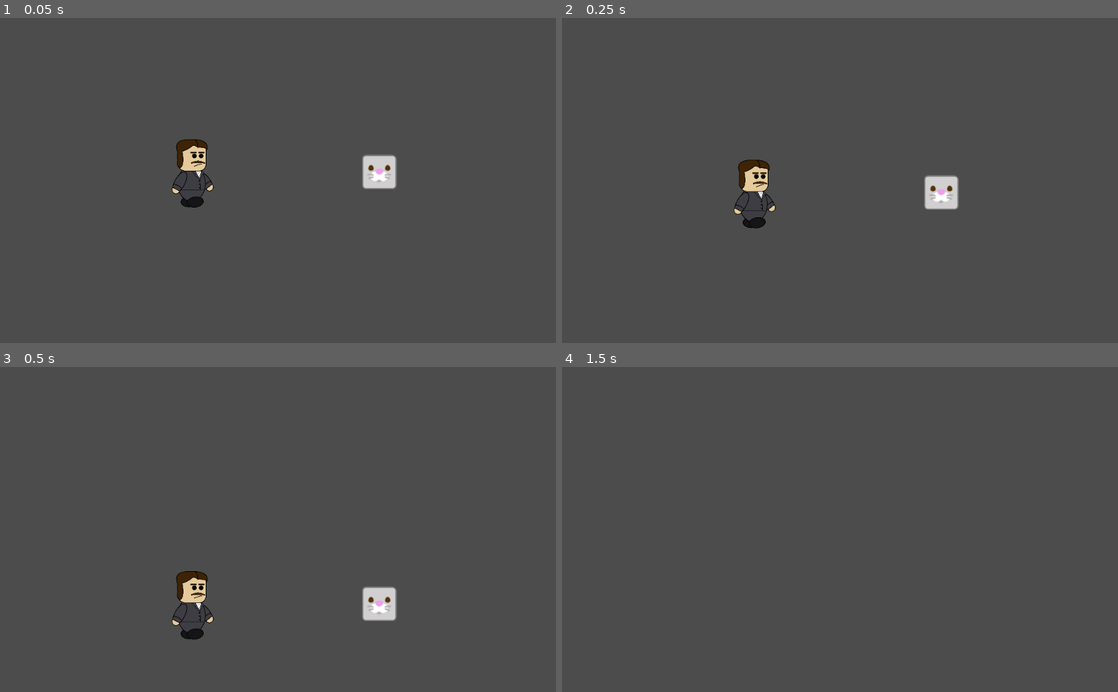
Above: before the commit, frames 1-4 (two rows, left to right).
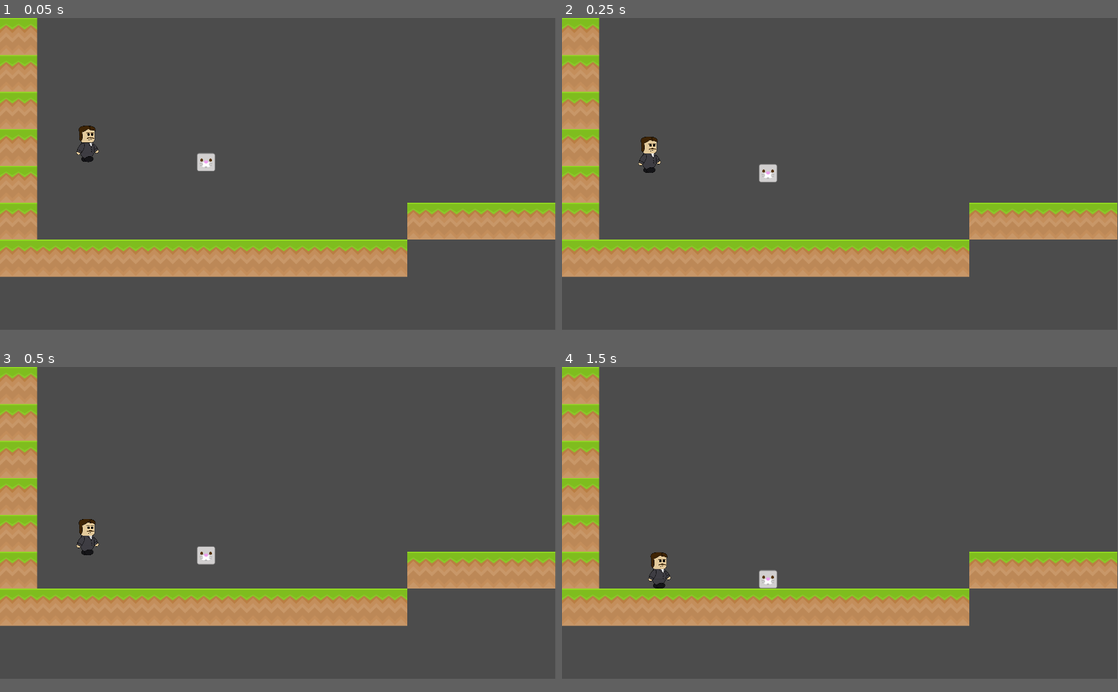
Above: after the commit, the same moments.

Repository: mariohm1311/GULjamon_game
Game: Godot game, scene res://scenes/main_test.tscn
Two runs of this game, one before a commit and one after it. Both use one fixed random seed, a clock stepped at 60 frames per second and the inputs below. Before the commit the project starts from res://assets/characters/scene/prueba1.tscn.
Inputs:
- Up to frame 1 (0.05 s): no input
- Up to frame 2 (0.25 s): no input
- Up to frame 3 (0.5 s): no input
- Up to frame 4 (1.5 s): hold S (crouch1) 0.53-1.28 s; hold D (go_right1) from 0.53 s (still down); tap W (jump1) at 0.77 s; tap Enter at 1.25 s; tap Left (go_left2) at 1.35 s
In our replay, the window is 800x468 before the commit and 799x449 after it. These sizes can differ from the game's own. Grey fills any space a smaller window leaves; there, only what the larger window draws over its background counts as a difference.

The runs differ from the first frame. In frame 1, 18% of the frame differs, in the area x 0-100%, y 0-80%; in frame 2, 18%; in frame 3, 17%; in frame 4, 16%.

Commit message:
Create main test scene

Diff:
--- a/assets/characters/scene/prueba1.tscn
+++ b/assets/characters/scene/prueba1.tscn
@@ -8,13 +8,7 @@
 [node name="character1" parent="." index="0" instance=ExtResource( 1 )]
 
 position = Vector2( 354.816, 284.835 )
-vel_scalar = 300
-jump = 500
-g_force = 20
 
 [node name="character2" parent="." index="1" instance=ExtResource( 2 )]
 
 position = Vector2( 698.583, 282.38 )
-vel_scalar = 300
-jump = 500
-g_force = 20
--- a/project.godot
+++ b/project.godot
@@ -11,8 +11,14 @@
 [application]
 
 config/name="GULjamon_game"
-run/main_scene="res://assets/characters/scene/prueba1.tscn"
+run/main_scene="res://scenes/main_test.tscn"
 config/icon="res://icon.png"
+
+[display]
+
+window/size/width=1920
+window/size/height=1080
+window/size/borderless=true
 
 [input]
 
--- /dev/null
+++ b/scenes/main_test.tscn
@@ -0,0 +1,17 @@
+[gd_scene load_steps=4 format=2]
+
+[ext_resource path="res://scenes/test_map.tscn" type="PackedScene" id=1]
+[ext_resource path="res://assets/characters/scene/character1.tscn" type="PackedScene" id=2]
+[ext_resource path="res://assets/characters/scene/character2.tscn" type="PackedScene" id=3]
+
+[node name="Node" type="Node" index="0"]
+
+[node name="Node2D" parent="." index="0" instance=ExtResource( 1 )]
+
+[node name="Character1" parent="Node2D" index="2" instance=ExtResource( 2 )]
+
+position = Vector2( 302.956, 434.137 )
+
+[node name="character2" parent="Node2D" index="3" instance=ExtResource( 3 )]
+
+position = Vector2( 712.528, 497.627 )
--- a/scenes/test_map.tscn
+++ b/scenes/test_map.tscn
@@ -3,7 +3,7 @@
 [ext_resource path="res://assets/scenery/tilesets/ground_grass_tileset.tres" type="TileSet" id=1]
 [ext_resource path="res://assets/scenery/tilesets/scenery_tileset.tres" type="TileSet" id=2]
 
-[node name="Node2D" type="Node2D" index="0"]
+[node name="Node2D" type="Node2D"]
 
 [node name="ground" type="TileMap" parent="." index="0"]
 
@@ -23,7 +23,7 @@
 collision_mask = 1
 occluder_light_mask = 1
 format = 1
-tile_data = PoolIntArray(  )
+tile_data = PoolIntArray( -131072, 0, 0, -65536, 0, 0, -65489, 0, 0, 0, 0, 0, 47, 0, 0, 65536, 0, 0, 65583, 0, 0, 131072, 0, 0, 131118, 0, 0, 196608, 0, 0, 196653, 0, 0, 196654, 0, 0, 262144, 0, 0, 262187, 0, 0, 262188, 0, 0, 262189, 0, 0, 327680, 0, 0, 327691, 0, 0, 327692, 0, 0, 327693, 0, 0, 327694, 0, 0, 327695, 0, 0, 327708, 0, 0, 327709, 0, 0, 327710, 0, 0, 327711, 0, 0, 327712, 0, 0, 327713, 0, 0, 327714, 0, 0, 327715, 0, 0, 327716, 0, 0, 327721, 0, 0, 327722, 0, 0, 393216, 0, 0, 393217, 0, 0, 393218, 0, 0, 393219, 0, 0, 393220, 0, 0, 393221, 0, 0, 393222, 0, 0, 393223, 0, 0, 393224, 0, 0, 393225, 0, 0, 393226, 0, 0, 393232, 0, 0, 393233, 0, 0, 393234, 0, 0, 393235, 0, 0, 393236, 0, 0, 393237, 0, 0, 393238, 0, 0, 393239, 0, 0, 393240, 0, 0, 393241, 0, 0, 393242, 0, 0, 393243, 0, 0, 393244, 0, 0, 393252, 0, 0, 393257, 0, 0, 458788, 0, 0, 458789, 0, 0, 458792, 0, 0, 524325, 0, 0, 524326, 0, 0, 524327, 0, 0 )
 _sections_unfolded = [ "Cell" ]
 
 [node name="objects" type="TileMap" parent="." index="1"]
